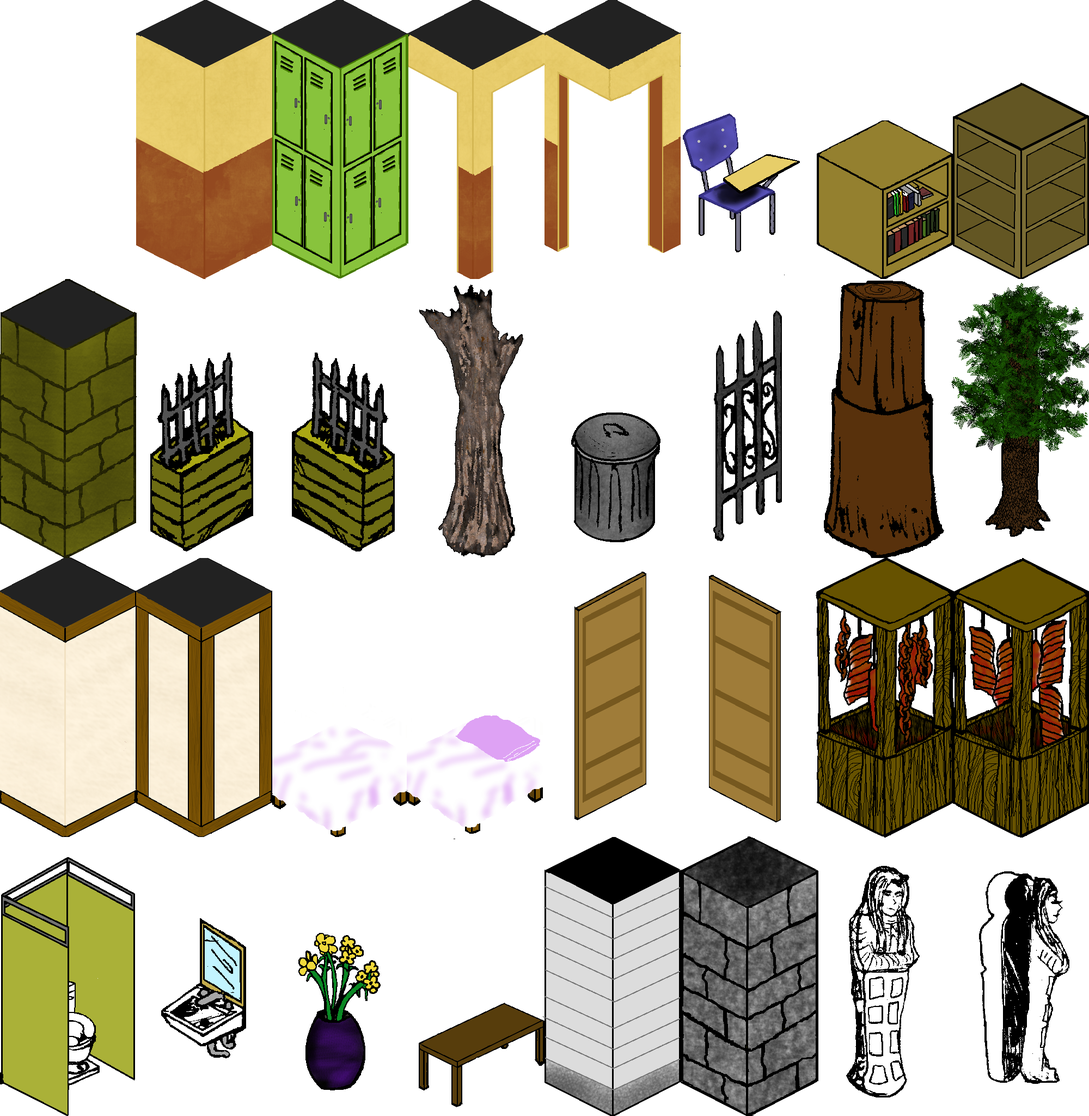
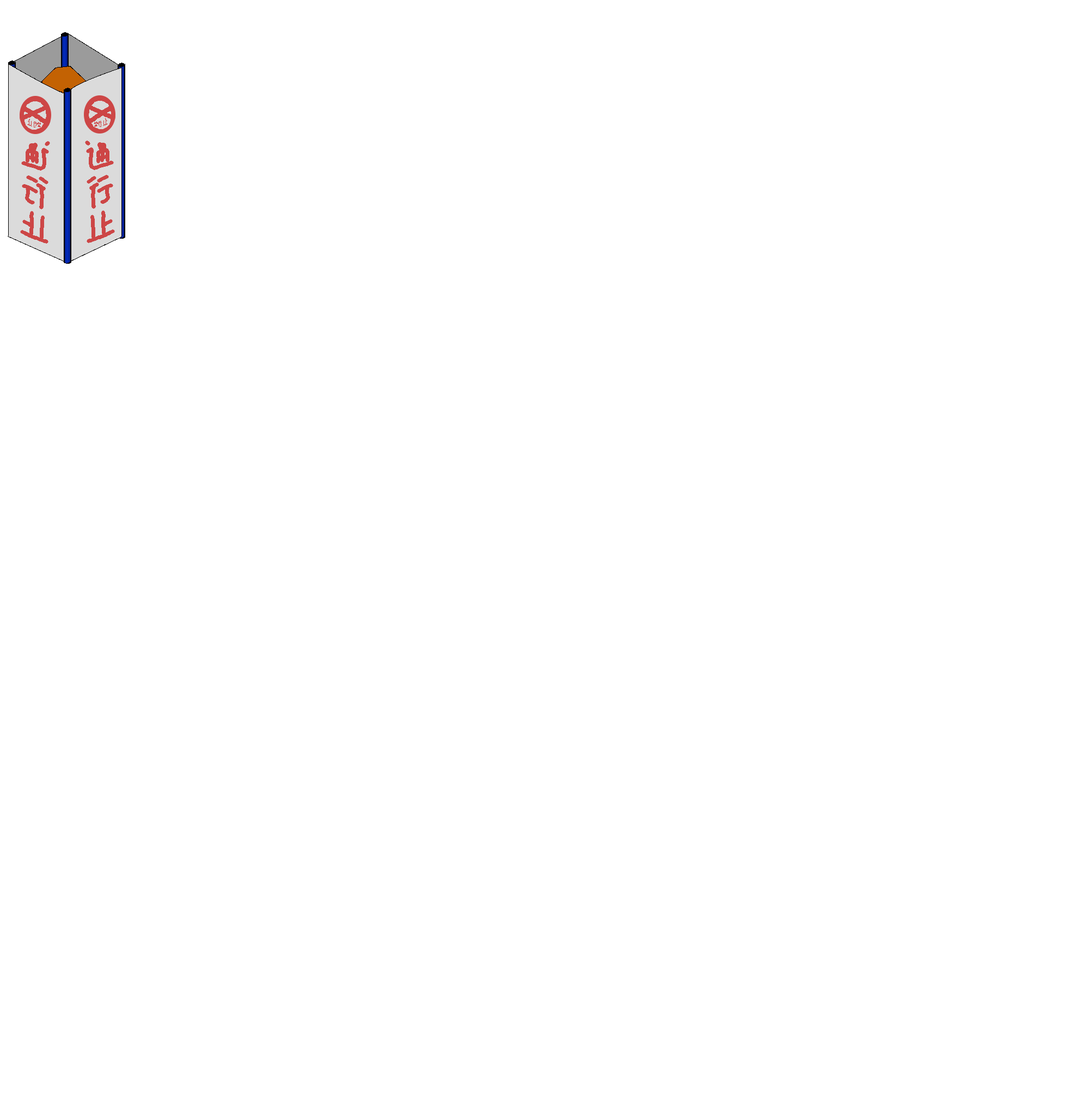
Layer changes from the first 1089×1116 image to the second:
added layer "Pasted Layer" above "walls250x512.png" over [7, 32, 126, 264]
hid "walls250x512.png" over [0, 0, 1089, 1116]
